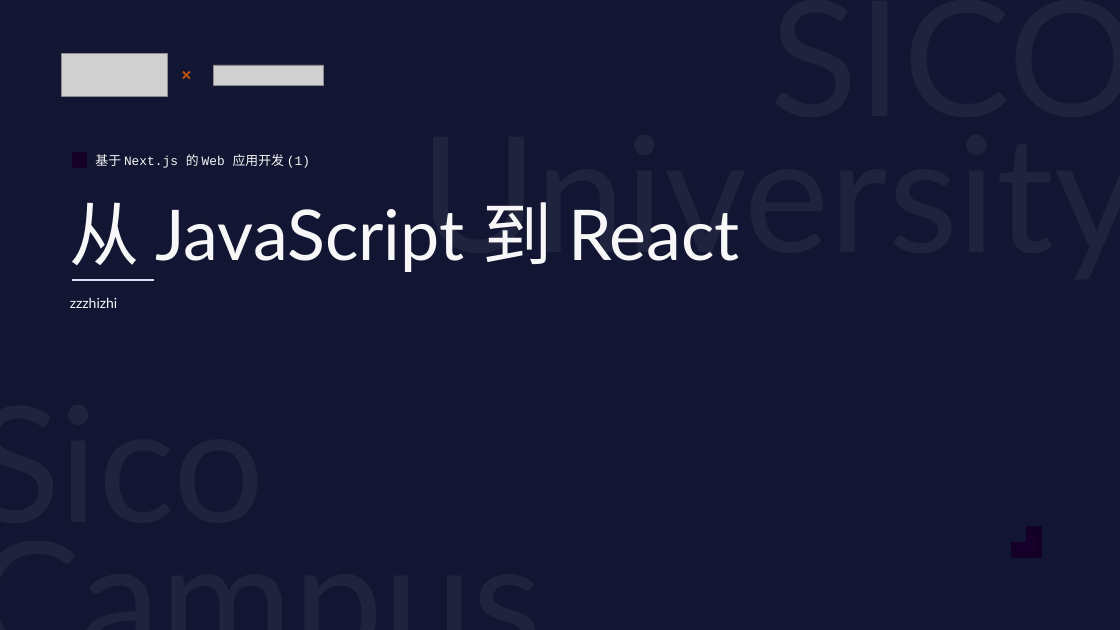
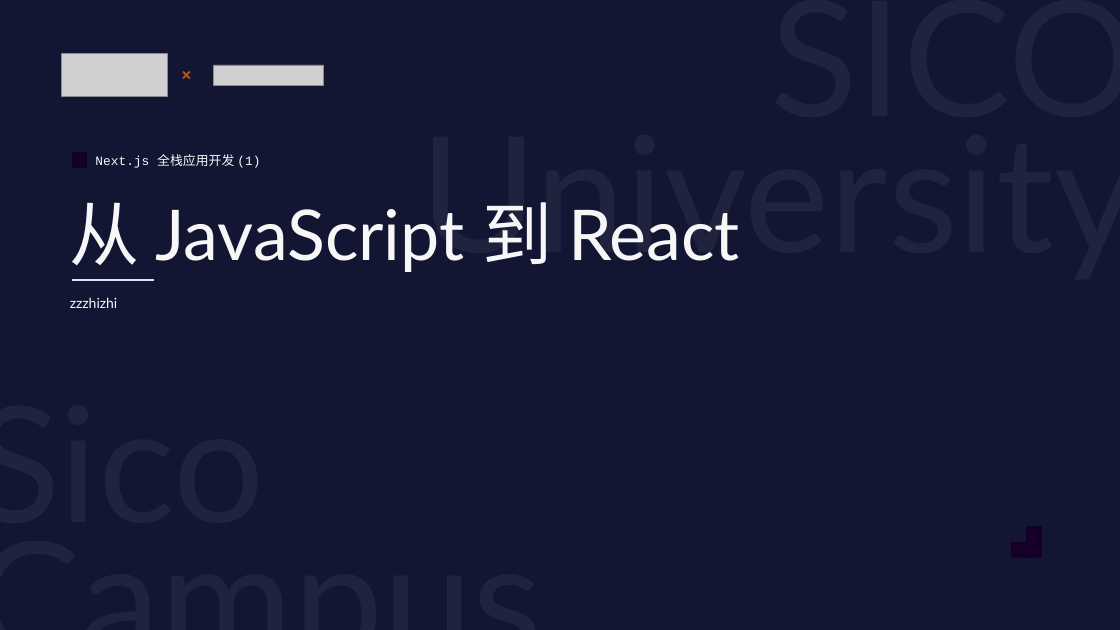
Before and after one commit to zzzhizhia/nextjs-learn-chinese, a slide deck: slide 1 of course/01 从 JavaScript 到 React/01 从 JavaScript 到 React.pptx. Drawn at 1120x630 pixels with LibreOffice and Linux fonts; fonts in the diff are those of the drawing; grey boxes stand for pictures. Boxes give left, top, right and bottom in pixels: in the first picture for what was removed or moved away, otherwise in the second. Text is boxed around its words. In the diff, an @@ line names an element or a change of style, - is before the commit and + after.

Commit message:
content(ppt)

```diff
--- a/course/01 从 JavaScript 到 React/01 从 JavaScript 到 React.pptx
+++ b/course/01 从 JavaScript 到 React/01 从 JavaScript 到 React.pptx
@@ text at [95, 154, 260, 168]: text changed @@
-基于 Next.js 的 Web 应用开发 (1)
+Next.js 全栈应用开发 (1)
```
